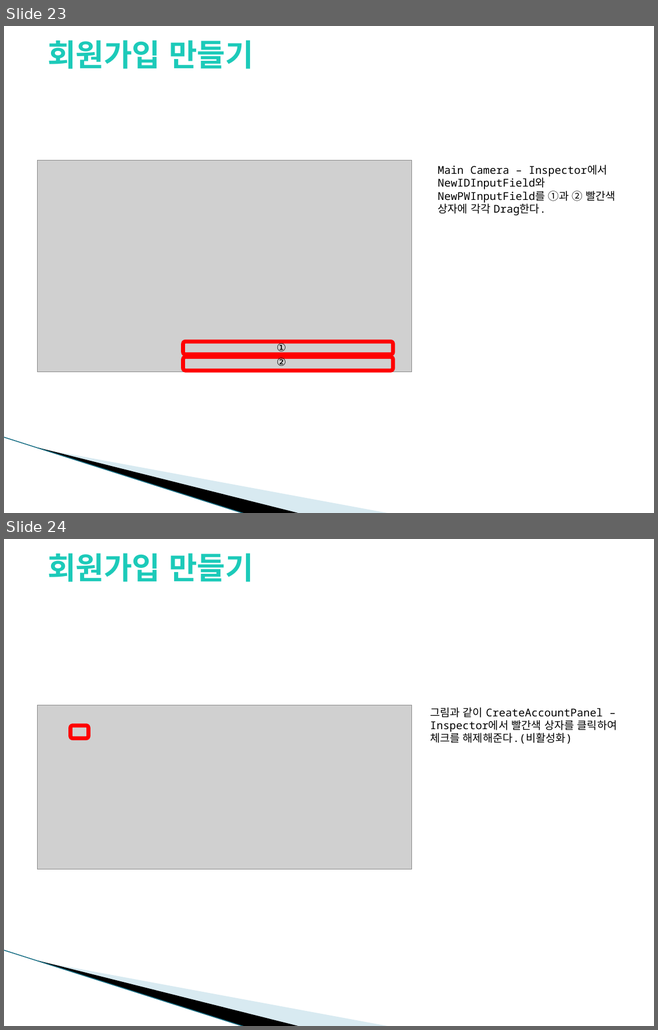
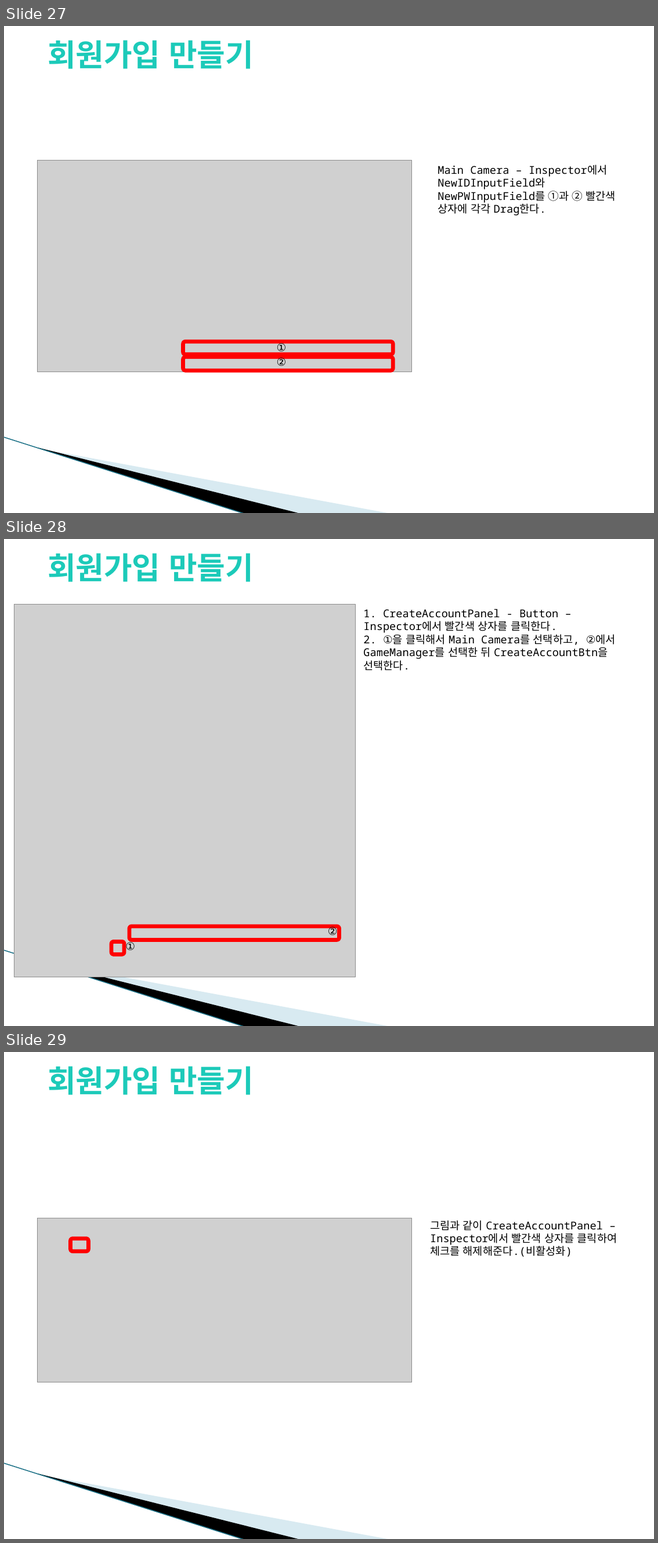
Before and after one commit to YounSJ/Unity_SQLite, a slide deck: Unity_SQLite.pptx. Shown one above the other, each under a label of ours: slides 23 and 24 before the commit, slides 27, 28 and 29 after it. The pictures are 658x1030 and 658x1543 pixels, drawn with LibreOffice and Linux fonts; fonts in the diff are those of the drawing; grey boxes stand for pictures; background and template pictures are left out. Boxes give left, top, right and bottom in pixels: in the first picture for what was removed or moved away, otherwise in the second. Text is boxed around its words. In the diff, an @@ line names an element or a change of style, - is before the commit and + after.

```diff
--- a/Unity_SQLite.pptx
+++ b/Unity_SQLite.pptx
@@ slide 28 added at (4,539,654,1026), background picture (left out); not listed: 3 template elements that a slide beside it also shows @@
@@ text added at (48,553,253,582), 34 pt, text #1CCAB9, bold @@
+회원가입 만들기
@@ picture added at (14,604,355,977) @@
@@ text added at (363,609,615,671), 12 pt, text #000000 @@
+1. CreateAccountPanel - Button – Inspector에서 빨간색 상자를 클릭한다.
+2. ①을 클릭해서 Main Camera를 선택하고, ②에서 GameManager를 선택한 뒤 CreateAccountBtn을 선택한다.
@@ rounded rectangle added at (129,926,339,940), outline #FF0000 4.33 pt @@
@@ text added at (328,926,338,938), 12 pt, text #000000 @@
+②
@@ rounded rectangle added at (111,942,124,955), outline #FF0000 4.33 pt @@
@@ text added at (125,942,135,953), 12 pt, text #000000 @@
+①
@@ what was slide 23 is now slide 27 @@
@@ what was slide 24 is now slide 29 @@
```
Also in this commit, not shown: 10 slides changed, 9 other slides added, 1 other file.
